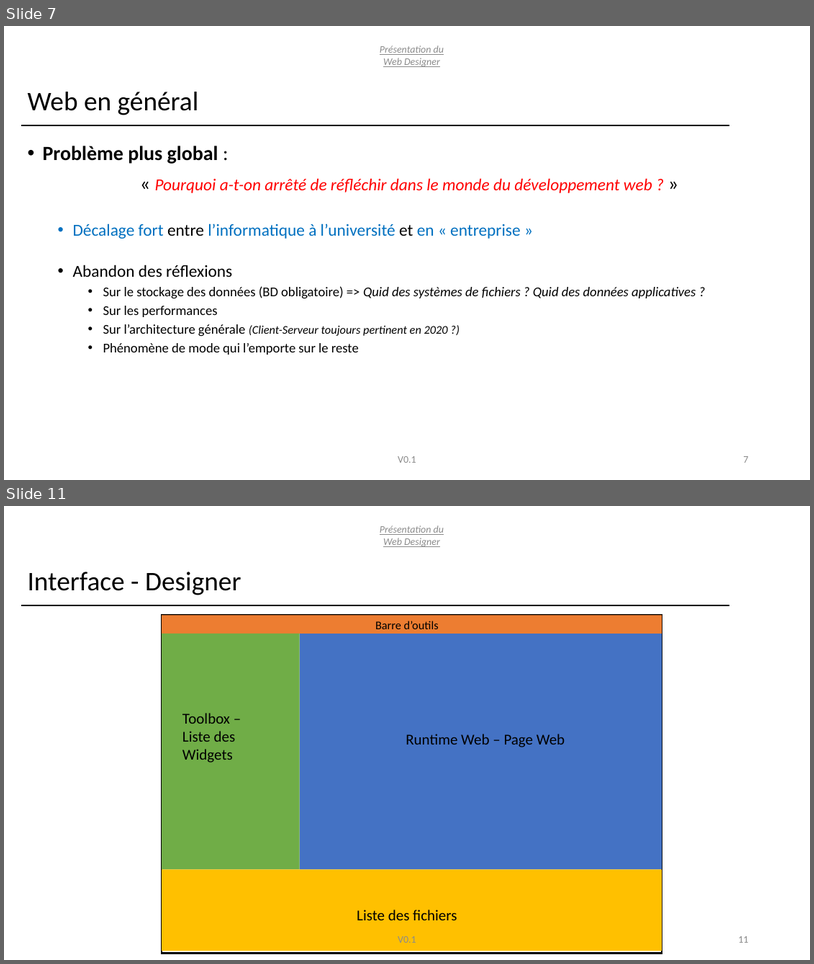
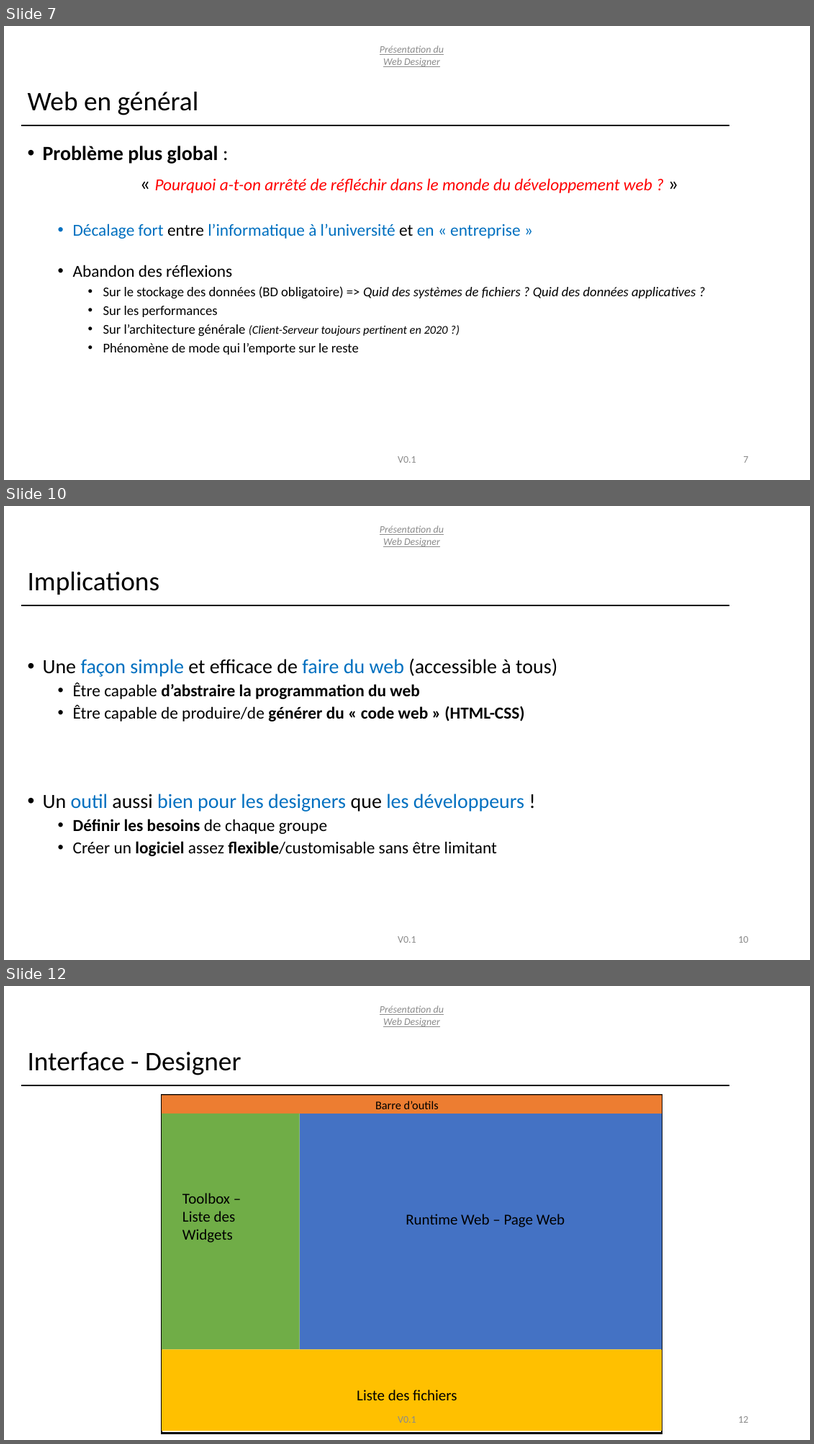
Before and after one commit to T4ouf/Web-Designer, a slide deck: doc/pitch/Presentation-Conception.pptx. Shown one above the other, each under a label of ours: slides 7 and 11 before the commit, slides 7, 10 and 12 after it; the slides between them are not shown. The pictures are 814x964 and 814x1444 pixels, drawn with LibreOffice and Linux fonts; fonts in the diff are those of the drawing. Boxes give left, top, right and bottom in pixels: in the first picture for what was removed or moved away, otherwise in the second. Text is boxed around its words. In the diff, an @@ line names an element or a change of style, - is before the commit and + after.

```diff
--- a/doc/pitch/Presentation-Conception.pptx
+++ b/doc/pitch/Presentation-Conception.pptx
@@ slide 10 added at bbox=[4, 506, 810, 960], background #FFFFFF @@
@@ text added at bbox=[380, 525, 444, 547], 12 pt, text #8C8C8C, italic, underline @@
+Présentation du Web Designer
@@ title added at bbox=[28, 572, 160, 595], 32 pt, text #000000 @@
+Implications
@@ line added from (21, 606) to (730, 606), #000000 1.5 pt @@
@@ text added at bbox=[43, 658, 558, 856], 20 pt, text #000000 @@
+• Une façon simple et efficace de faire du web (accessible à tous)
+  • Être capable d’abstraire la programmation du web
+  • Être capable de produire/de générer du « code web » (HTML-CSS)
+• Un outil aussi bien pour les designers que les développeurs !
+  • Définir les besoins de chaque groupe
+  • Créer un logiciel assez flexible/customisable sans être limitant
@@ text added at bbox=[398, 936, 417, 942], 12 pt, text #8C8C8C @@
+V0.1
@@ page number added at bbox=[738, 936, 748, 942], 12 pt, text #8C8C8C @@
+10
@@ what was slide 11 is now slide 12 @@
@@ page number at bbox=[738, 1416, 748, 1422]: text changed @@
-11
+12
```
Also in this commit, not shown: 6 slides changed, 3 other files.
